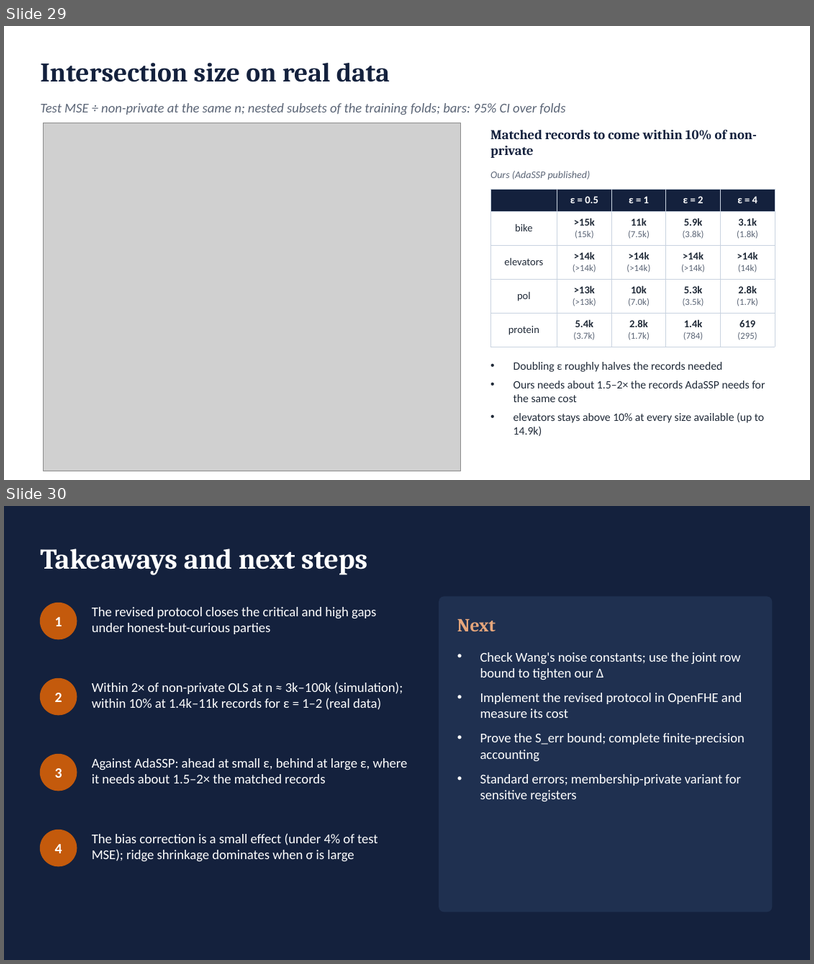
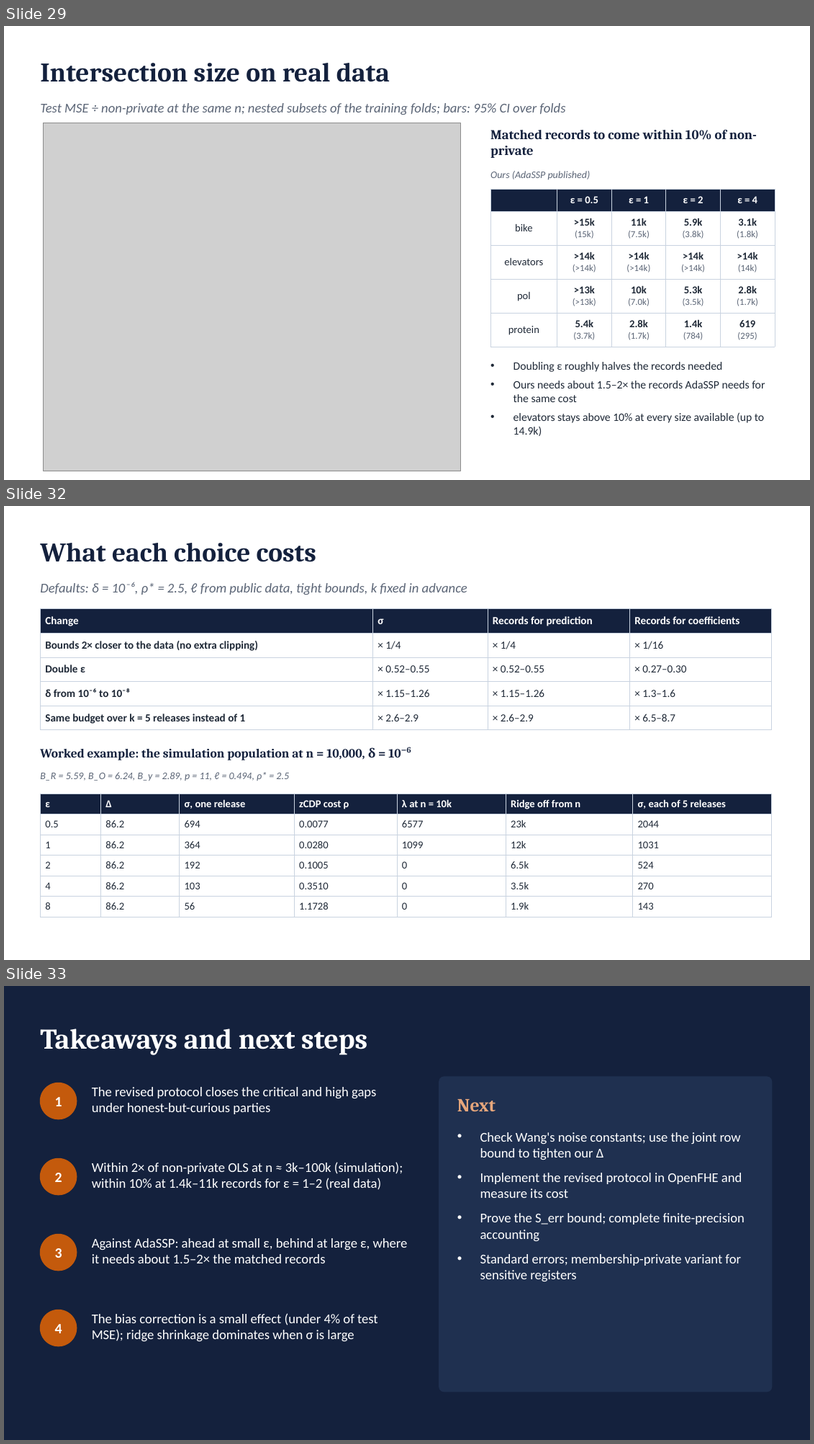
Before and after one commit to shukabh/VerticalFederatedRegression, a slide deck: slides/vfl_scenarioB_deck.pptx. Shown one above the other, each under a label of ours: slides 29 and 30 before the commit, slides 29, 32 and 33 after it; the slides between them are not shown. The pictures are 814x964 and 814x1444 pixels, drawn with LibreOffice and Linux fonts; fonts in the diff are those of the drawing; grey boxes stand for pictures. Boxes give left, top, right and bottom in pixels: in the first picture for what was removed or moved away, otherwise in the second. Text is boxed around its words. In the diff, an @@ line names an element or a change of style, - is before the commit and + after.

```diff
--- a/slides/vfl_scenarioB_deck.pptx
+++ b/slides/vfl_scenarioB_deck.pptx
@@ slide 32 added at (x1=4, y1=506, x2=810, y2=960), background #FFFFFF @@
@@ text added at (x1=40, y1=543, x2=316, y2=562), 32 pt, text #14213D, bold @@
+What each choice costs
@@ text added at (x1=40, y1=582, x2=468, y2=595), 16 pt, text #5B6576, italic @@
+Defaults: δ = 10⁻⁶, ρ* = 2.5, ℓ from public data, tight bounds, k fixed in advance
@@ table added at (x1=40, y1=609, x2=772, y2=726), 5 rows, 4 columns @@
+Change | σ | Records for prediction | Records for coefficients
+Bounds 2× closer to the data (no extra clipping) | × 1/4 | × 1/4 | × 1/16
+Double ε | × 0.52–0.55 | × 0.52–0.55 | × 0.27–0.30
+δ from 10⁻⁶ to 10⁻⁸ | × 1.15–1.26 | × 1.15–1.26 | × 1.3–1.6
+Same budget over k = 5 releases instead of 1 | × 2.6–2.9 | × 2.6–2.9 | × 6.5–8.7
@@ text added at (x1=40, y1=746, x2=412, y2=760), 15 pt, text #14213D, bold @@
+Worked example: the simulation population at n = 10,000, δ = 10⁻⁶
@@ text added at (x1=40, y1=772, x2=289, y2=780), 12 pt, text #5B6576, italic @@
+B_R = 5.59, B_O = 6.24, B_y = 2.89, p = 11, ℓ = 0.494, ρ* = 2.5
@@ table added at (x1=40, y1=793, x2=772, y2=912), 6 rows, 7 columns @@
+ε | Δ | σ, one release | zCDP cost ρ | λ at n = 10k | Ridge off from n | σ, each of 5 releases
+0.5 | 86.2 | 694 | 0.0077 | 6577 | 23k | 2044
+1 | 86.2 | 364 | 0.0280 | 1099 | 12k | 1031
+2 | 86.2 | 192 | 0.1005 | 0 | 6.5k | 524
+4 | 86.2 | 103 | 0.3510 | 0 | 3.5k | 270
+8 | 86.2 | 56 | 1.1728 | 0 | 1.9k | 143
@@ what was slide 30 is now slide 33 @@
```
Also in this commit, not shown: 2 other slides added, 2 other files.
